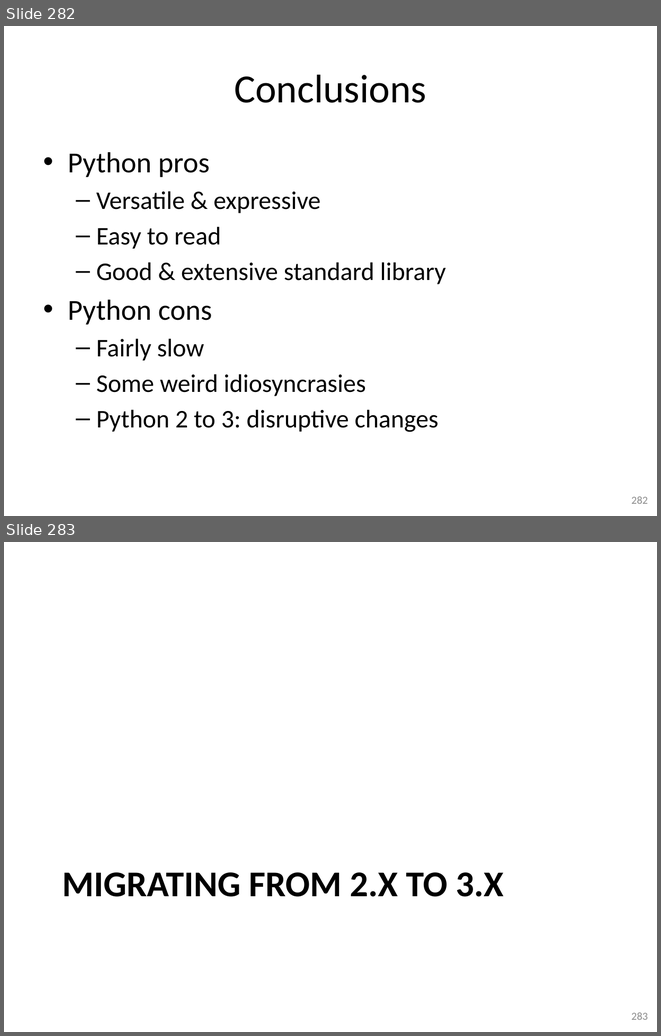
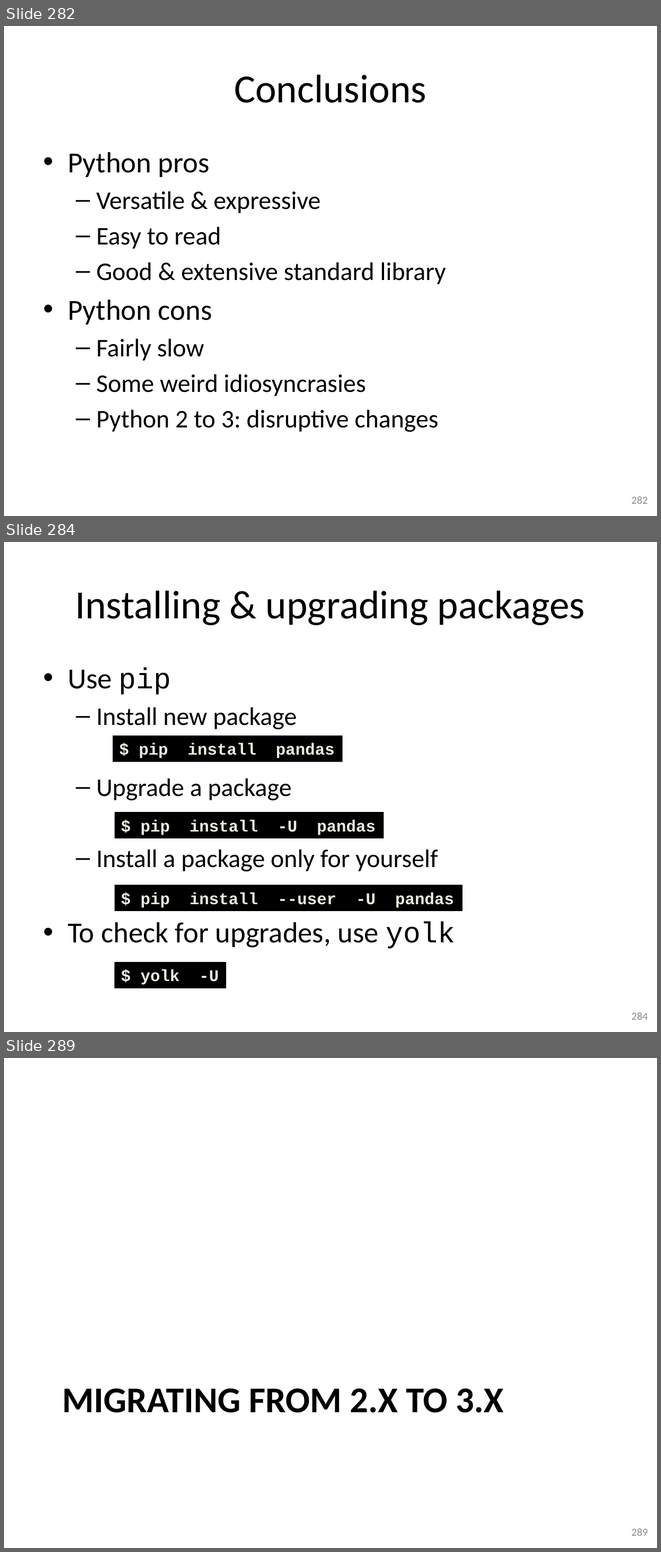
Before and after one commit to gjbex/training-material, a slide deck: Python/python-intro.pptx. Shown one above the other, each under a label of ours: slides 282 and 283 before the commit, slides 282, 284 and 289 after it; the slides between them are not shown. The pictures are 661x1036 and 661x1552 pixels, drawn with LibreOffice and Linux fonts; fonts in the diff are those of the drawing. Boxes give left, top, right and bottom in pixels: in the first picture for what was removed or moved away, otherwise in the second. Text is boxed around its words. In the diff, an @@ line names an element or a change of style, - is before the commit and + after.

```diff
--- a/Python/python-intro.pptx
+++ b/Python/python-intro.pptx
@@ slide 284 added at box(4, 542, 657, 1032), background #FFFFFF @@
@@ title added at box(76, 590, 585, 625), 44 pt, text #000000 @@
+Installing & upgrading packages
@@ text added at box(68, 668, 455, 949), 28 pt, text #000000 @@
+• Use pip
+  – Install new package
+  – Upgrade a package
+  – Install a package only for yourself
+• To check for upgrades, use yolk
@@ rectangle added at box(113, 735, 343, 761), fill #000000, 18 pt, text #EEECE1, bold @@
+$ pip install pandas
@@ rectangle added at box(114, 812, 383, 838), fill #000000, 18 pt, text #EEECE1, bold @@
+$ pip install -U pandas
@@ rectangle added at box(114, 885, 462, 911), fill #000000, 18 pt, text #EEECE1, bold @@
+$ pip install --user -U pandas
@@ rectangle added at box(114, 962, 226, 988), fill #000000, 18 pt, text #EEECE1, bold @@
+$ yolk -U
@@ page number added at box(632, 1012, 648, 1020), 12 pt, text #8C8C8C @@
+284
@@ what was slide 283 is now slide 289 @@
@@ page number at box(632, 1528, 648, 1536): text changed @@
-283
+289
```
Also in this commit, not shown: 1 slide changed, 5 other slides added.
